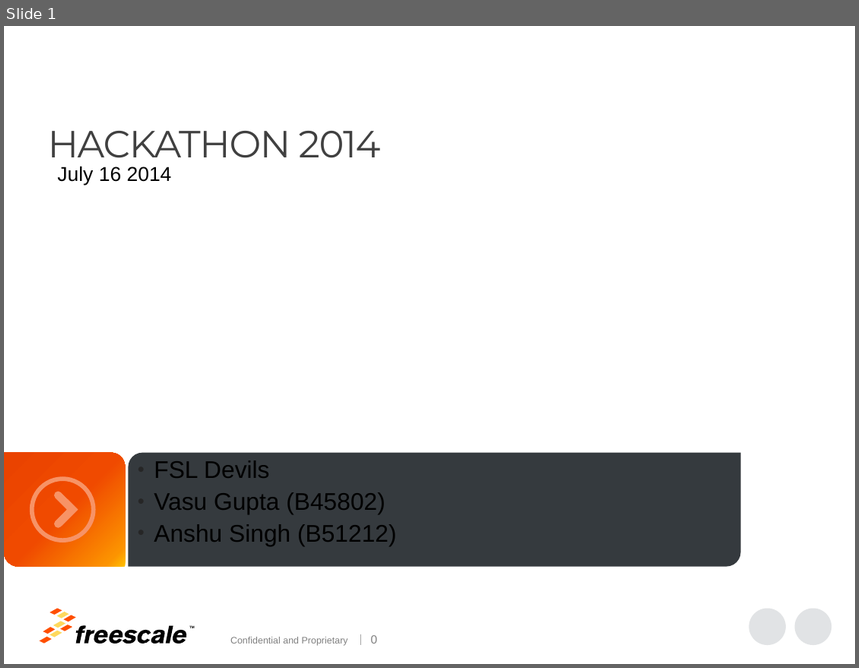
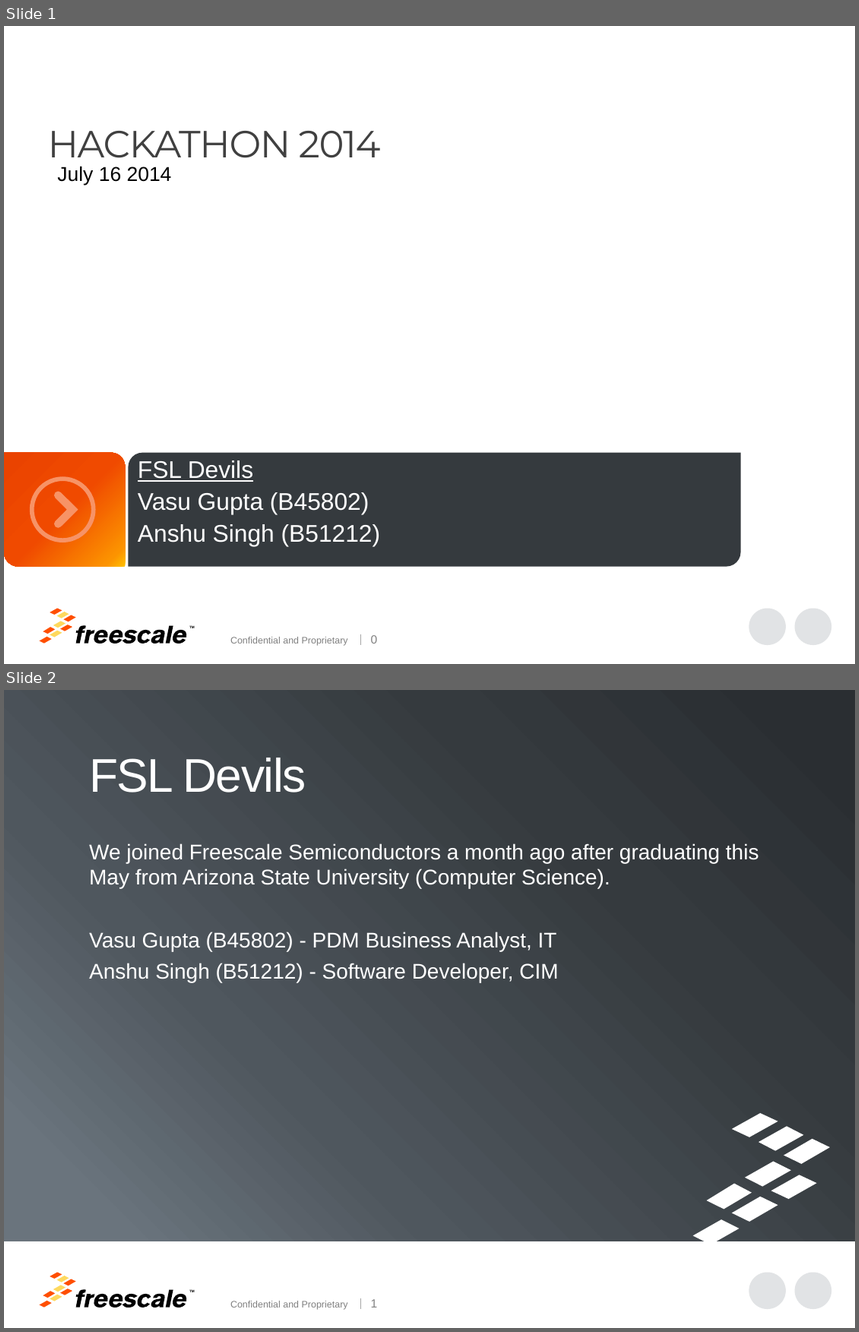
Before and after one commit to meetvasu15/LocationHack, a slide deck: FSL Devils.pptx. Shown one above the other, each under a label of ours: slide 1 before the commit, slides 1 and 2 after it. The pictures are 859x668 and 859x1332 pixels, drawn with LibreOffice and Linux fonts; fonts in the diff are those of the drawing; background and template pictures are left out. Boxes give left, top, right and bottom in pixels: in the first picture for what was removed or moved away, otherwise in the second. Text is boxed around its words. In the diff, an @@ line names an element or a change of style, - is before the commit and + after.

```diff
--- a/FSL Devils.pptx
+++ b/FSL Devils.pptx
@@ slide 2 added at bbox=[4, 690, 855, 1328], background #FFFFFF; not listed: 23 template elements that a slide beside it also shows @@
@@ round diag rect added at bbox=[4, 690, 855, 1242], fill gradient #6A747D to #50575E to #353A3E to #2A2E32 @@
@@ title added at bbox=[89, 758, 306, 793], 40 pt, text #FFFFFF @@
+FSL Devils
@@ text added at bbox=[89, 844, 759, 983], 18 pt, text #FFFFFF @@
+We joined Freescale Semiconductors a month ago after graduating this May from Arizona State University (Computer Science).
+Vasu Gupta (B45802) - PDM Business Analyst, IT
+Anshu Singh (B51212) - Software Developer, CIM
@@ group added at bbox=[693, 1113, 829, 1246]: 8 freeform shapes @@
@@ slide 1 changed as well @@
@@ subtitle "FSL Devils" at bbox=[138, 461, 381, 547]: text colour #000000 to #FFFFFF; underline on in "FSL Devils"; bullet • to none @@
```
Also in this commit, not shown: 1 other slide changed, 7 other slides added, 6 slides removed.
